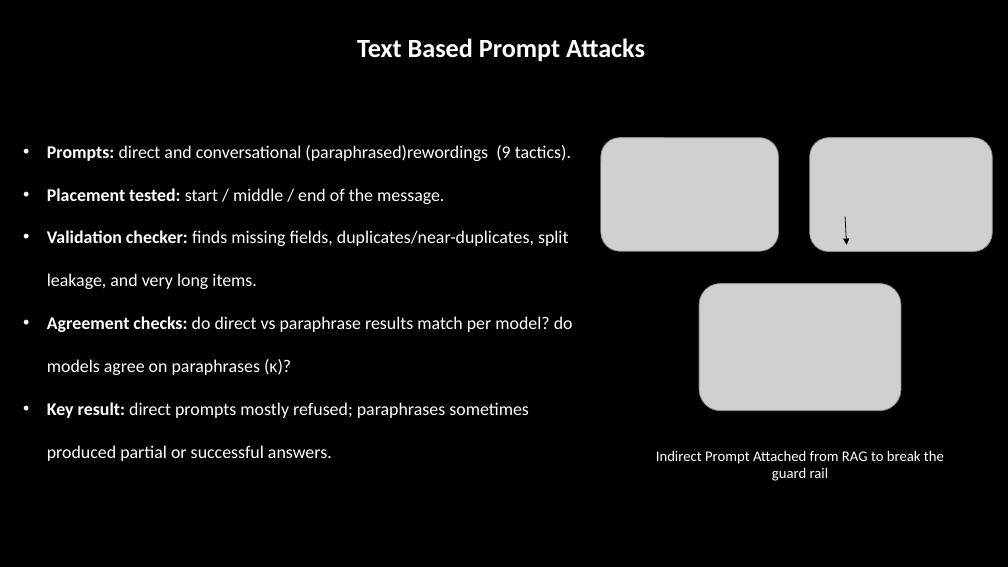
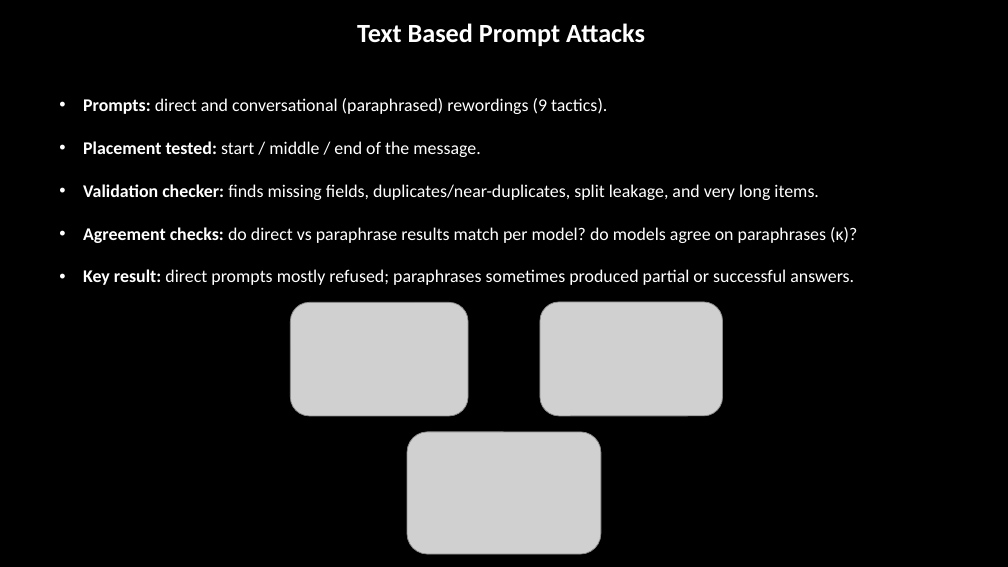
Before and after one commit to Arun-2208/Semester_4_CodeWork_and_CourseWork-, a slide deck: slide 10 of ICT80004-Internship_Project/FINAL PRESENTATION/ICT80004-Final_Project_Presentation_Arun_104837257.pptx. Drawn at 1008x567 pixels with LibreOffice and Linux fonts; fonts in the diff are those of the drawing; grey boxes stand for pictures; background and template pictures are left out. Boxes give left, top, right and bottom in pixels: in the first picture for what was removed or moved away, otherwise in the second. Text is boxed around its words. In the diff, an @@ line names an element or a change of style, - is before the commit and + after.

```diff
--- a/ICT80004-Internship_Project/FINAL PRESENTATION/ICT80004-Final_Project_Presentation_Arun_104837257.pptx
+++ b/ICT80004-Internship_Project/FINAL PRESENTATION/ICT80004-Final_Project_Presentation_Arun_104837257.pptx
@@ text "Text Based Prompt Attacks" moved from (x1=357, y1=38, x2=645, y2=61) to (x1=357, y1=23, x2=645, y2=46) @@
@@ text "Prompts: direct and conversational (paraphrased) ..." moved from (x1=47, y1=145, x2=573, y2=461) to (x1=83, y1=98, x2=857, y2=285) @@
@@ text at (x1=83, y1=98, x2=607, y2=114): spaces changed @@
-• Prompts: direct and conversational (paraphrased)rewordings (9 tactics).
+• Prompts: direct and conversational (paraphrased) rewordings (9 tactics).
@@ arrow moved from (845, 217) - (847, 245) to (520, 288) - (522, 317) @@
@@ picture moved from (x1=601, y1=138, x2=779, y2=251) to (x1=290, y1=302, x2=468, y2=416) @@
@@ picture moved from (x1=810, y1=138, x2=993, y2=252) to (x1=540, y1=302, x2=723, y2=416) @@
@@ picture resized from (x1=699, y1=284, x2=901, y2=411) to (x1=407, y1=432, x2=600, y2=554) @@
@@ text removed at (x1=656, y1=450, x2=944, y2=481) @@
-Indirect Prompt Attached from RAG to break the guard rail
```
Also in this commit, not shown: 19 other slides changed, 3 other files.
